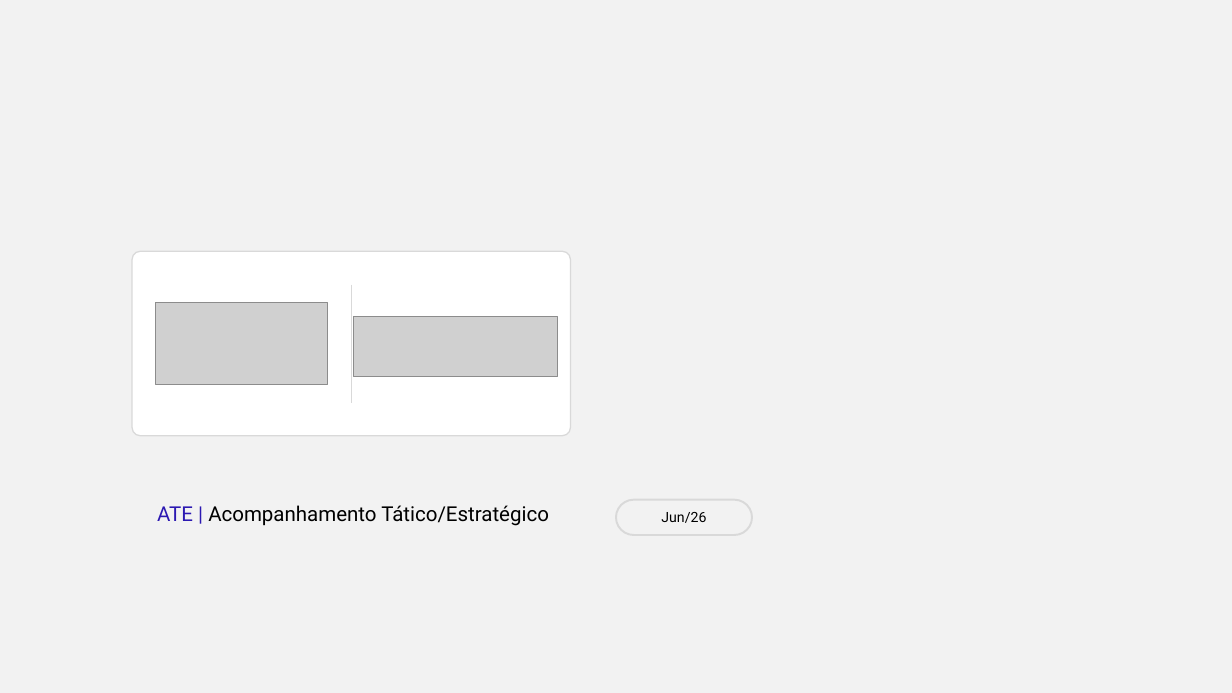
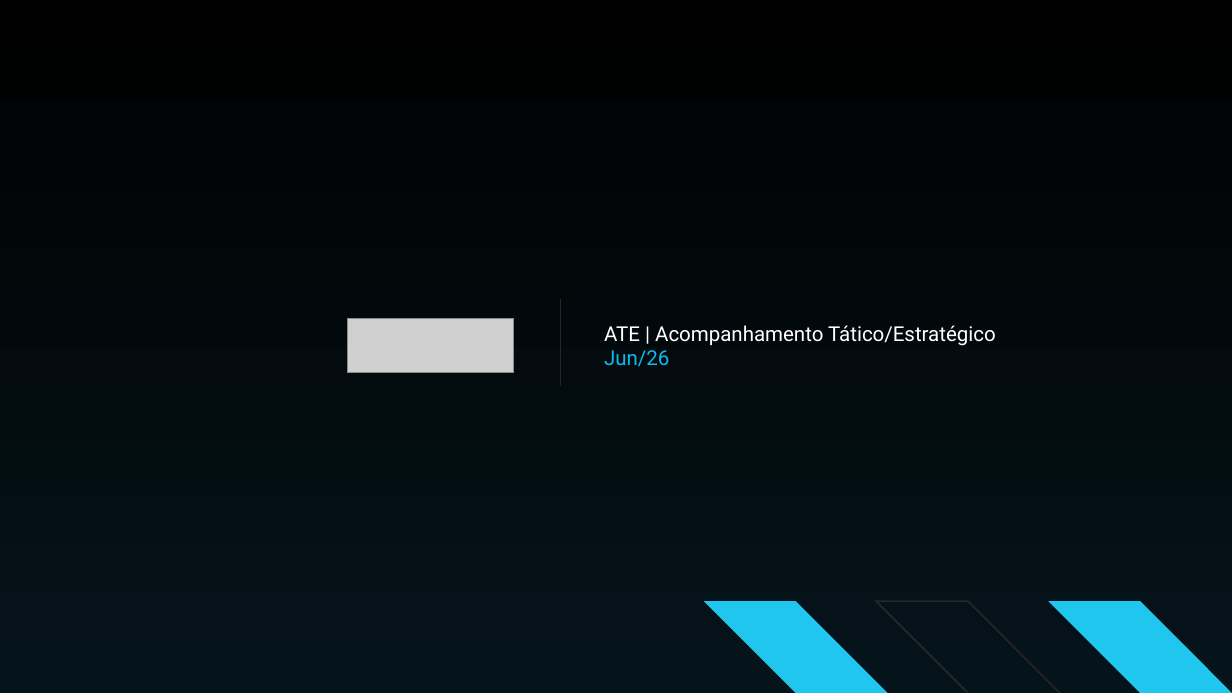
Before and after one commit to lluisaps/geracao-pptx, a slide deck: slide 1 of template.pptx. Drawn at 1232x693 pixels with LibreOffice and Linux fonts; fonts in the diff are those of the drawing; grey boxes stand for pictures; background and template pictures are left out. Boxes give left, top, right and bottom in pixels: in the first picture for what was removed or moved away, otherwise in the second. Text is boxed around its words. In the diff, an @@ line names an element or a change of style, - is before the commit and + after.

```diff
--- a/template.pptx
+++ b/template.pptx
@@ background #F2F2F2 to gradient #000000 to #05141B @@
@@ rounded rectangle removed at bbox=[132, 251, 571, 436] @@
@@ line removed from (351, 285) to (351, 403) @@
@@ line added from (560, 299) to (560, 386), #262626 1 pt @@
@@ picture removed at bbox=[155, 303, 327, 384] @@
@@ picture: place and size @@
-picture at bbox=[353, 316, 557, 376]
+picture at bbox=[348, 318, 514, 372]
@@ text "ATE | Acompanhamento Tático/Estratégico": place and size @@
-text "ATE | Acompanhamento Tático/Estratégico" at bbox=[157, 505, 549, 526]
+text "ATE | Acompanhamento Tático/Estratégico" at bbox=[604, 325, 996, 367]
@@ text at bbox=[604, 325, 996, 346]: text colour #2C19B2 to #FFFFFF in "ATE |"; text colour #000000 to #FFFFFF in "Acompanhamento Tático/Estratégico"; alignment centre to left @@
@@ text at bbox=[604, 350, 669, 367]: paragraph added @@
+Jun/26
@@ rounded rectangle removed at bbox=[616, 500, 752, 535] @@
-Jun/26
@@ freeform shape added at bbox=[704, 602, 888, 693], fill #20C6ED @@
@@ freeform shape added at bbox=[876, 602, 1060, 693], outline #262626 1.34 pt @@
@@ freeform shape added at bbox=[1048, 602, 1232, 693], fill #20C6ED @@
```
Also in this commit, not shown: 3 other slides changed, 4 slides added, 4 slides removed, 5 other files.
